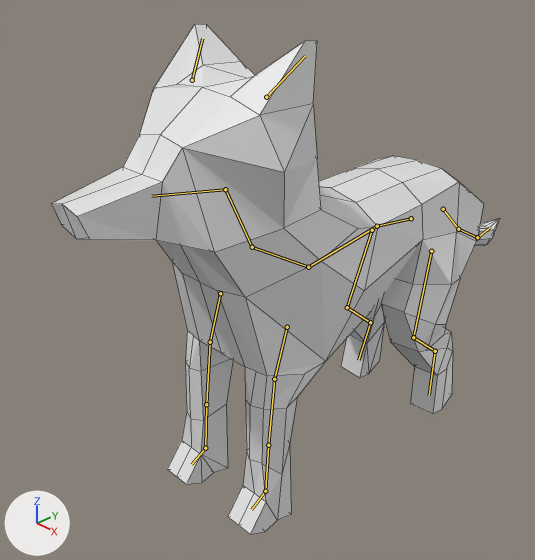
Two versions of the Blender file art/model/wolf_model_0.1.blend, one commit apart.
The view is the same before and after, from a 50 mm camera at (8.88, -10.52, 6.05) aimed at (-0.86, -1.04, -0.65). The axes (+X, +Y, +Z) are drawn at lower left. The lights are the same throughout. The bones that bend it are drawn over the model as lines. Mesh edges are drawn as thin lines.

Names of what the first picture shows: 'wolfmesh'.
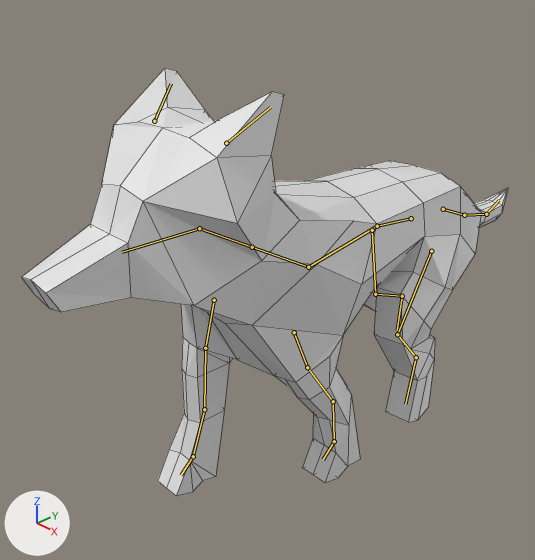
Commit message: wolf run anim

The newer file adds an action. The first version stands in its rest pose; the second is drawn at frame 0 of the action 'run'.

The change in detail:
Bone 'neck' (bone_neck) turns from (0, 0, 0) to (34, 0, 0) degrees about its own x, y and z.
Bone 'head' (bone_head) turns from (0, 0, 0) to (-26, 0, 0) degrees about its own x, y and z.
Bone 'ear.l' (bone_ear_l) turns from (0, 0, 0) to (-17, -6, 4) degrees about its own x, y and z.
Bone 'ear.r' (bone_ear_r) turns from (0, 0, 0) to (-17, 6, -4) degrees about its own x, y and z.
Bone 'frontleg1.l' (bone_frontleg1_l) moves from (0.0, 0.0, 0.0) to (0.0, 0.12, 0.23).
Bone 'frontleg1.l' (bone_frontleg1_l) turns from (0, 0, 0) to (40, 0, 0) degrees about its own x, y and z.
Bone 'frontleg3.l' (bone_frontleg3_l) turns from (0, 0, 0) to (-31, 0, 0) degrees about its own x, y and z.
Bone 'frontleg1.r' (bone_frontleg1_r) moves from (0.0, 0.0, 0.0) to (0.0, 0.12, -0.13).
Bone 'frontleg1.r' (bone_frontleg1_r) turns from (0, 0, 0) to (2, 0, 0) degrees about its own x, y and z.
Bone 'frontleg3.r' (bone_frontleg3_r) turns from (0, 0, 0) to (-17, 0, 0) degrees about its own x, y and z.
Bone 'frontpaw.r' (bone_frontpaw_r) turns from (0, 0, 0) to (25, 0, 0) degrees about its own x, y and z.
Bone 'hindleg1.l' (bone_hindleg1_l) turns from (0, 0, 0) to (-20, -2, -2) degrees about its own x, y and z.
Bone 'hindleg2.l' (bone_hindleg2_l) turns from (0, 0, 0) to (10, 0, 0) degrees about its own x, y and z.
Bone 'tail1' (bone_tail1) turns from (0, 0, 0) to (20, 0, 0) degrees about its own x, y and z.
Bone 'tail2' (bone_tail2) turns from (0, 0, 0) to (-6, 0, 0) degrees about its own x, y and z.
Bone 'hindleg1.r' (bone_hindleg1_r) turns from (0, 0, 0) to (32, -1, -4) degrees about its own x, y and z.
Bone 'hindleg2.r' (bone_hindleg2_r) turns from (0, 0, 0) to (-16, 0, 0) degrees about its own x, y and z.

Pixel boxes (x1, y1, x2, y2) of what changed, in the pictures (535 x 560 px):
'wolfmesh', posed (9% wider, 16% shorter): before (52, 24, 500, 534); after (21, 68, 508, 496)
bone 'neck', root to tip: before (252, 247) to (225, 189); after (252, 247) to (199, 228)
bone 'head', root to tip: before (225, 189) to (151, 196); after (199, 228) to (122, 252)
bone 'ear.l', root to tip: before (266, 97) to (305, 56); after (226, 143) to (270, 107)
bone 'ear.r', root to tip: before (192, 80) to (202, 38); after (154, 121) to (171, 83)
bone 'frontleg1.l', root to tip: before (287, 327) to (274, 379); after (294, 332) to (307, 367)
bone 'frontleg3.l', root to tip: before (268, 445) to (265, 491); after (333, 401) to (334, 441)
bone 'frontleg1.r', root to tip: before (220, 293) to (210, 342); after (214, 300) to (205, 348)
bone 'frontleg3.r', root to tip: before (206, 404) to (205, 448); after (204, 409) to (193, 456)
bone 'frontpaw.r', root to tip: before (205, 448) to (191, 464); after (193, 456) to (181, 475)
bone 'hindleg1.l', root to tip: before (431, 251) to (413, 337); after (431, 251) to (397, 334)
bone 'hindleg2.l', root to tip: before (413, 337) to (435, 351); after (397, 334) to (416, 357)
bone 'tail1', root to tip: before (443, 209) to (458, 229); after (443, 209) to (464, 215)
bone 'tail2', root to tip: before (458, 229) to (477, 237); after (464, 215) to (486, 214)
bone 'hindleg1.r', root to tip: before (372, 230) to (347, 307); after (372, 230) to (375, 294)
bone 'hindleg2.r', root to tip: before (347, 307) to (370, 322); after (375, 294) to (402, 296)
